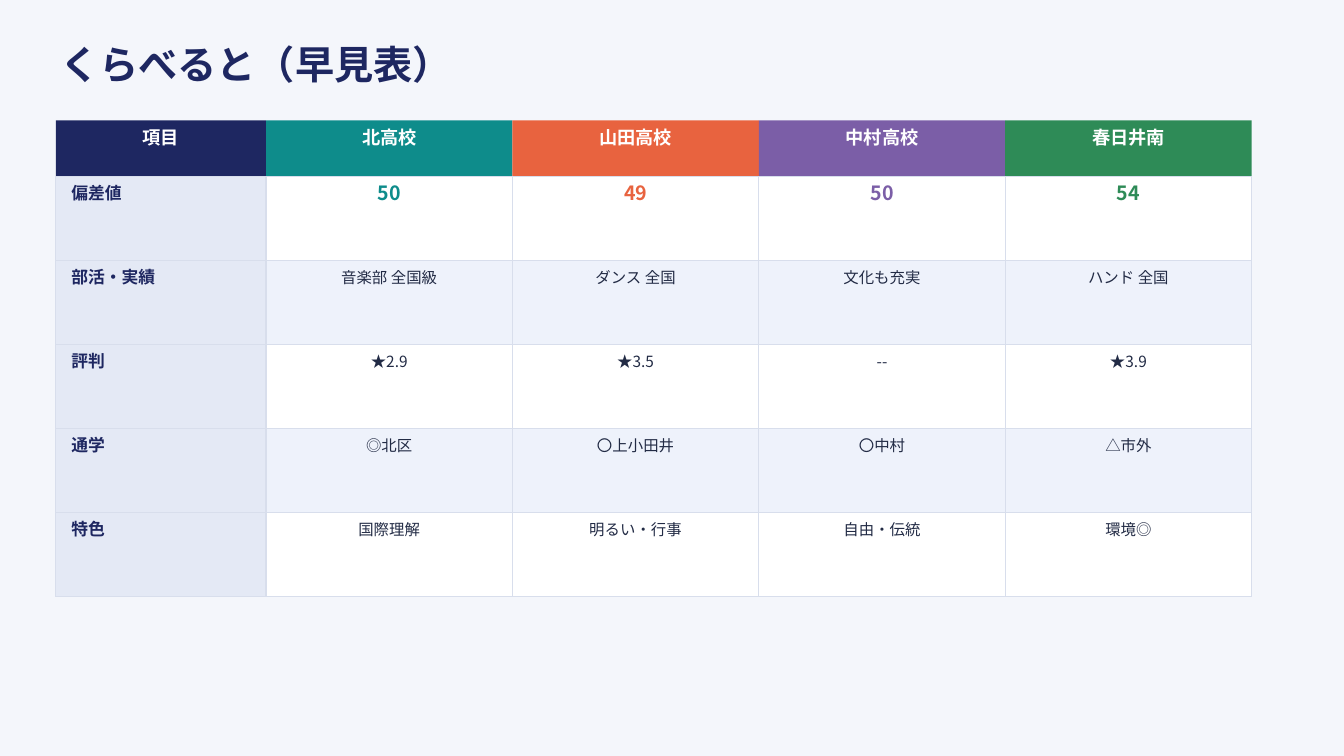
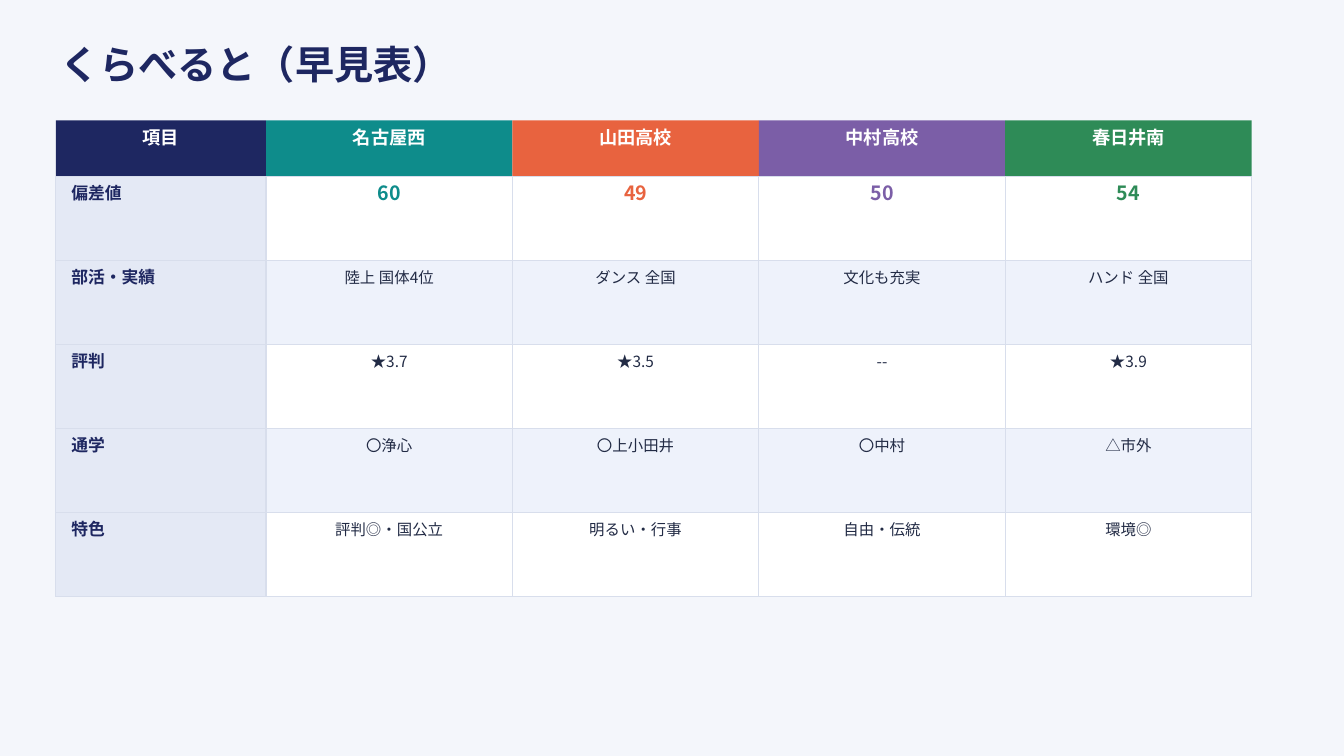
Before and after one commit to syamamoto2275-gif/-, a slide deck: slide 12 of 五郎_成果物/高校さがし_公立編_五郎.pptx. Drawn at 1344x756 pixels with LibreOffice and Linux fonts; fonts in the diff are those of the drawing. Boxes give left, top, right and bottom in pixels: in the first picture for what was removed or moved away, otherwise in the second. Text is boxed around its words. In the diff, an @@ line names an element or a change of style, - is before the commit and + after.

```diff
--- a/五郎_成果物/高校さがし_公立編_五郎.pptx
+++ b/五郎_成果物/高校さがし_公立編_五郎.pptx
@@ text at bbox=[353, 128, 426, 146]: text changed @@
-北高校
+名古屋西
@@ text at bbox=[378, 185, 401, 201]: text changed @@
-50
+60
@@ text at bbox=[345, 270, 434, 285]: text changed @@
-音楽部 全国級
+陸上 国体4位
@@ text at bbox=[371, 355, 408, 368]: text changed @@
-★2.9
+★3.7
@@ text at bbox=[366, 438, 412, 452]: text changed @@
-◎北区
+〇浄心
@@ text at bbox=[335, 522, 443, 537]: text changed @@
-国際理解
+評判◎・国公立
```
Also in this commit, not shown: 5 other slides changed.
